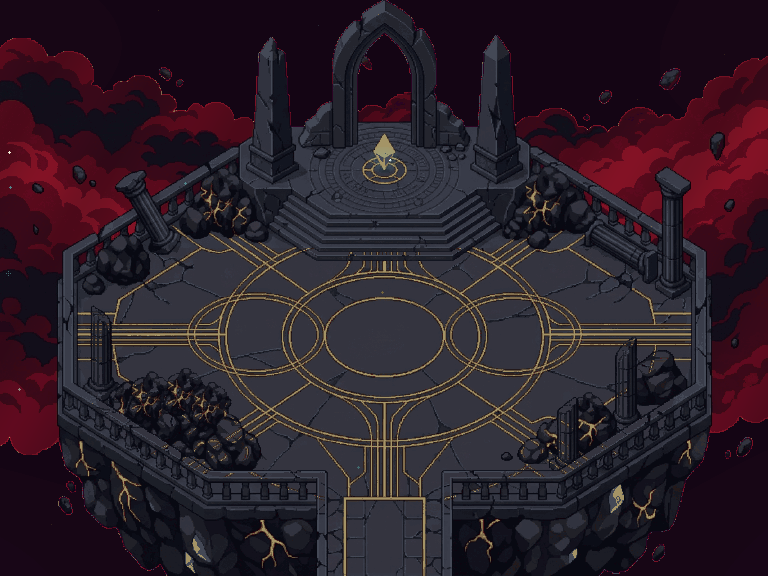
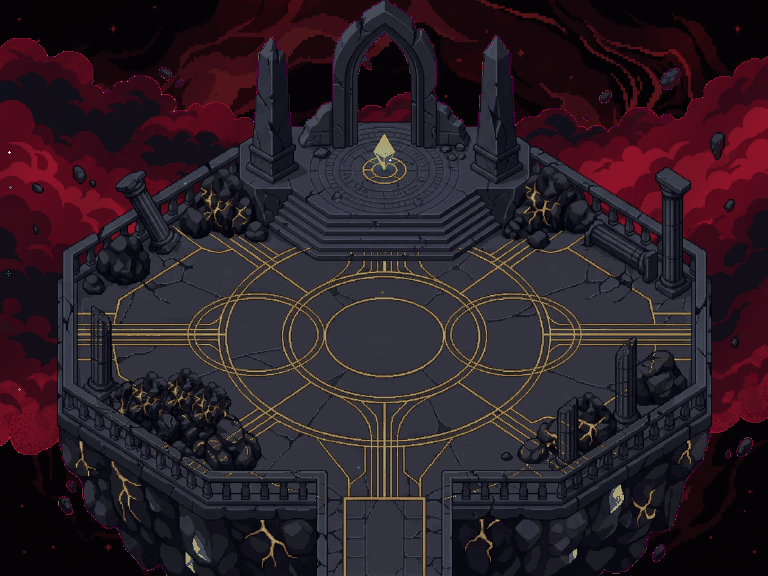
The second (768, 576) image is a revision of the first. Changes to its layers:
removed layer "05_CRISTAL_TEMPOREL" over [left=369, top=147, right=398, bottom=173]
added layer "07_CRISTAL_TEMPOREL" above "06_CIRCUITS_TEMPORELS" over [left=369, top=147, right=398, bottom=173]
removed layer "03_DECOR_SOMMET" over [left=0, top=0, right=768, bottom=576]
removed layer "02_NUAGES_ROUGE_NOIR" over [left=0, top=38, right=768, bottom=455]
removed layer "01_SOL_COMPLET" over [left=79, top=247, right=691, bottom=574]
added layer "05_DECOR_SOMMET" above "04_NUAGES_ROUGE_NOIR" over [left=0, top=0, right=768, bottom=576]
added layer "04_NUAGES_ROUGE_NOIR" above "03_SOL_COMPLET" over [left=0, top=38, right=768, bottom=455]
added layer "03_SOL_COMPLET" above "02_NEBULEUSE_ROUGE_NOIR" over [left=79, top=247, right=691, bottom=574]
added layer "02_NEBULEUSE_ROUGE_NOIR" above "01_NEBULEUSE_FOND" over [left=0, top=0, right=756, bottom=576]
added layer "01_NEBULEUSE_FOND" above "00_CIEL_ABYSSE" over [left=0, top=0, right=768, bottom=576]
painted on "00_CIEL_ABYSSE" over [left=0, top=0, right=768, bottom=576]
